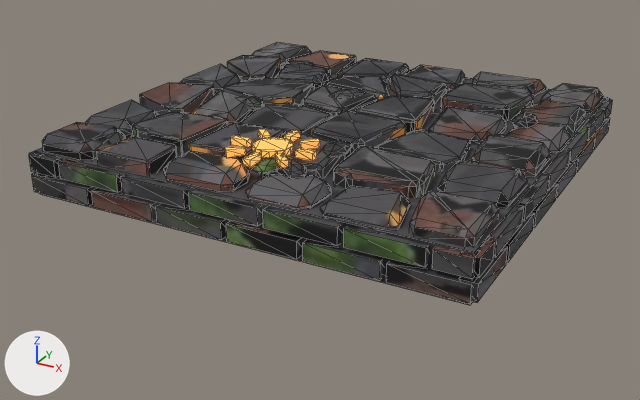
What one commit did to the glTF model assets/noir/plates/plate_1_svarog.glb.
Both versions are drawn from a 50 mm lens placed at (1.79, -3.5, 1.52), pointed at (-0.06, -0.14, -0.16). Lighting does not change. The marker at lower left points along +X, +Y and +Z. The older version comes first. Mesh edges are drawn as thin lines. Vertices at exactly the same position are counted once.

The older version as bpy lines, for what is in view:
```python
mat_plate_1_svarog_paint = principled_material('plate_1_svarog_paint')
mat_plate_1_svarog_paint.texture = img_plate_1_svarog_paint
mat_plate_1_svarog_paint.roughness = 0.78
me_plate_1_svarog = bpy.data.meshes.new('plate_1_svarog')
me_plate_1_svarog.from_pydata(...)  # 1795 vertices, 3170 faces; spans x -1.0..1.0, y -1.0..1.0, z -0.1..0.19
# faces by material slot: [3014, 156]
me_plate_1_svarog.materials.append(mat_plate_1_svarog_paint)  # picture img_plate_1_svarog_paint
me_plate_1_svarog.materials.append(mat_glow_svarog)  # orange #ffa250, glowing orange #ed964a
ob_plate_1_svarog = bpy.data.objects.new('plate_1_svarog', me_plate_1_svarog)
ob_plate_1_svarog.location = (0.0, 0.0, 0.1)
```
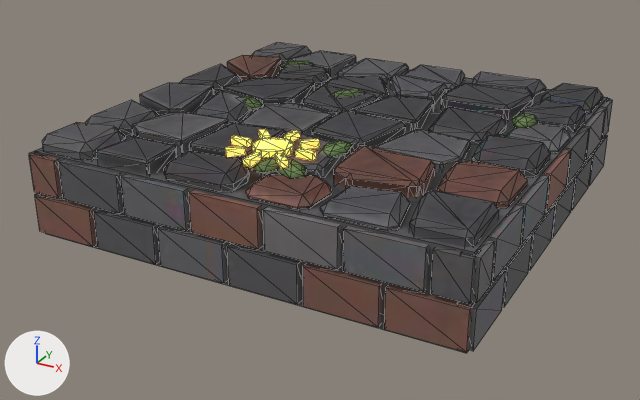
The newer file is also turned or shifted as a whole; pictures and numbers use the older file's frame.

What changed in the scene script:
```text
Change mat_plate_1_svarog_paint:
    where n0 = _N.new('ShaderNodeBsdfPrincipled'); n0.name = 'Principled BSDF'
    add n0.inputs[28].default_value = 1.6  # 'Emission Strength'
    where n2 = _N.new('ShaderNodeTexImage'); n2.name = 'Image Texture'
    n2.image: img_plate_1_svarog_paint -> img_plate_1_svarog_emit
    add n3 = _N.new('ShaderNodeTexImage'); n3.name = 'Image Texture.001'
    add n3.image = img_plate_1_svarog_paint
    remove _L.new(n2.outputs[0], n0.inputs[0])  # 'Color' to 'Base Color'
    add _L.new(n2.outputs[0], n0.inputs[27])  # 'Color' to 'Emission Color'
    add _L.new(n3.outputs[0], n0.inputs[0])  # 'Color' to 'Base Color'
Change me_plate_1_svarog:
    remove me_plate_1_svarog.from_pydata(...)  # 1795 vertices, 3170 faces; spans x -1.0..1.0, y -1.0..1.0, z -0.1..0.19
    add me_plate_1_svarog.from_pydata(...)  # 1792 vertices, 3164 faces; spans x -1.0..1.0, y -1.0..1.0, z -0.29..0.19
    me_plate_1_svarog part 1: a new loose piece, a box spanning x -0.987..-0.679, y -1.005..-0.935, z -0.269..-0.101, in mat_plate_1_svarog_paint
    me_plate_1_svarog part 2: a new loose piece, a box spanning x -0.654..-0.346, y -1.005..-0.935, z -0.269..-0.101, in mat_plate_1_svarog_paint
    me_plate_1_svarog part 3: a new loose piece, a box spanning x -0.321..-0.013, y -1.005..-0.935, z -0.269..-0.101, in mat_plate_1_svarog_paint
    me_plate_1_svarog part 4: a new loose piece, a box spanning x 0.013..0.321, y -1.005..-0.935, z -0.269..-0.101, in mat_plate_1_svarog_paint
    me_plate_1_svarog part 5: a new loose piece, a box spanning x 0.346..0.654, y -1.005..-0.935, z -0.269..-0.101, in mat_plate_1_svarog_paint
    me_plate_1_svarog part 6: a new loose piece, a box spanning x 0.679..0.987, y -1.005..-0.935, z -0.269..-0.101, in mat_plate_1_svarog_paint
    me_plate_1_svarog part 7: a new loose piece, a box spanning x 0.935..1.005, y -0.987..-0.679, z -0.269..-0.101, in mat_plate_1_svarog_paint
    me_plate_1_svarog part 8: a new loose piece, a box spanning x 0.935..1.005, y -0.654..-0.346, z -0.269..-0.101, in mat_plate_1_svarog_paint
    me_plate_1_svarog part 9: a new loose piece, a box spanning x 0.935..1.005, y -0.321..-0.013, z -0.269..-0.101, in mat_plate_1_svarog_paint
    me_plate_1_svarog part 10: a new loose piece, a box spanning x 0.935..1.005, y 0.013..0.321, z -0.269..-0.101, in mat_plate_1_svarog_paint
    me_plate_1_svarog part 11: a new loose piece, a box spanning x 0.935..1.005, y 0.346..0.654, z -0.269..-0.101, in mat_plate_1_svarog_paint
    me_plate_1_svarog part 12: a new loose piece, a box spanning x 0.935..1.005, y 0.679..0.987, z -0.269..-0.101, in mat_plate_1_svarog_paint
    me_plate_1_svarog part 13: 16 loose pieces with 128 vertices, spanning x -1.0..1.0, y -1.0..1.0, z -0.08..-0.01, are deleted
    me_plate_1_svarog part 14: 87 vertices moved from x -1.0..1.0, y -1.0..1.0, z -0.1..0.11 to x -1.0..1.0, y -1.0..1.0, z -0.29..0.11; 86 vertices removed from x -1.0..1.0, y -1.0..1.0, z -0.08..0.1; 19 vertices added at x -1.0..1.0, y -1.0..1.0, z -0.08..0.11
    me_plate_1_svarog part 15: 2758 kept faces spanning x -1.0..1.0, y -1.0..1.0, z -0.29..0.19 get new texture (UV) coordinates
    me_plate_1_svarog part 16: 156 faces spanning x -0.19..0.19, y -0.83..-0.45, z 0.16..0.19 switch from mat_glow_svarog (orange #ffa250, glowing orange #ed964a) to mat_plate_1_svarog_paint
    other edits to the shape of me_plate_1_svarog do not show in these pictures
```

Location of each change, (x1, y1, x2, y2) in pixels of the pictures (640 x 400 px; the box of a moved part takes in the faces that stretch with it):
'plate_1_svarog', surface changed, reshaped (18% taller)
    before: (29, 42, 613, 305)
    after: (29, 42, 613, 353)
part 1 of me_plate_1_svarog, added (brown)
    after: (35, 194, 97, 246)
part 2 of me_plate_1_svarog, added
    after: (94, 210, 160, 264)
part 3 of me_plate_1_svarog, added
    after: (158, 226, 227, 283)
part 4 of me_plate_1_svarog, added
    after: (227, 244, 301, 304)
part 5 of me_plate_1_svarog, added (brown)
    after: (303, 263, 382, 327)
part 6 of me_plate_1_svarog, added (brown)
    after: (384, 285, 475, 352)
part 7 of me_plate_1_svarog, added
    after: (457, 270, 506, 351)
part 8 of me_plate_1_svarog, added
    after: (502, 234, 532, 307)
part 9 of me_plate_1_svarog, added
    after: (529, 204, 555, 270)
part 10 of me_plate_1_svarog, added
    after: (552, 178, 575, 238)
part 11 of me_plate_1_svarog, added
    after: (571, 155, 592, 210)
part 12 of me_plate_1_svarog, added
    after: (589, 135, 608, 186)
part 13 of me_plate_1_svarog, deleted
    before: (91, 137, 595, 281)
part 14 of me_plate_1_svarog, moved or reshaped
    before: (29, 97, 613, 305)
    after: (29, 97, 608, 353)
part 15 of me_plate_1_svarog, surface changed
    before: (30, 43, 612, 305)
    after: (30, 43, 612, 353)
part 16 of me_plate_1_svarog, recoloured
    both: (225, 129, 320, 169)
